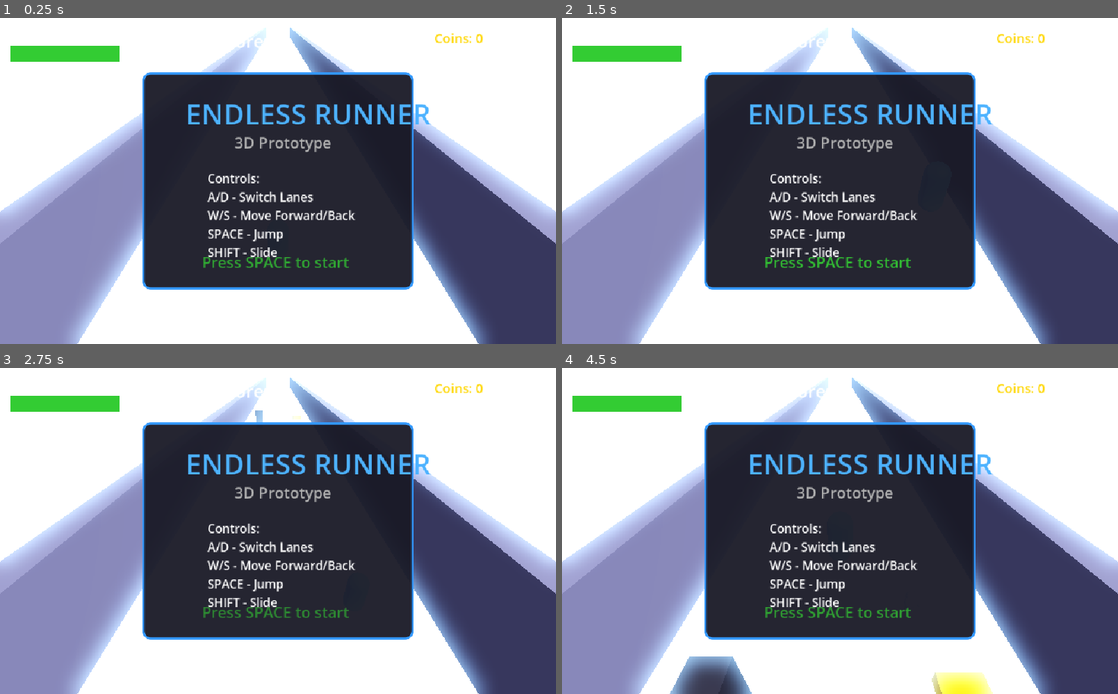
Above: before the commit, frames 1-4 (two rows, left to right).
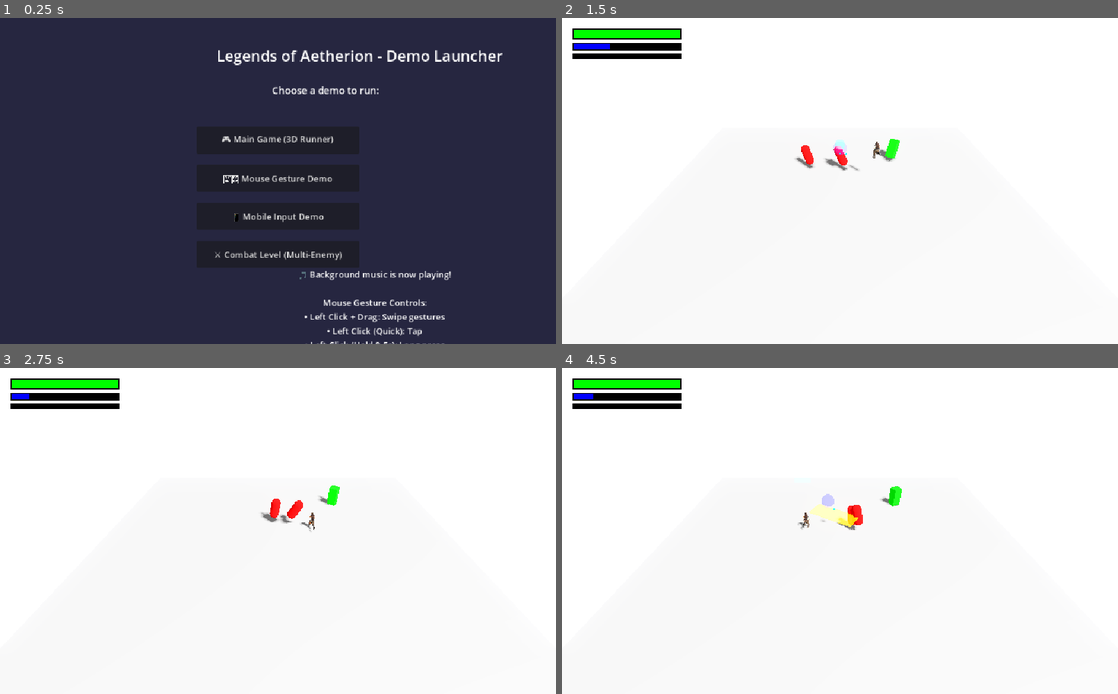
Above: after the commit, the same moments.

Repository: pnixon/godot-endless-runner-3d
Game: Godot game, scene res://scenes/DemoLauncher.tscn
Two runs of this game, one before a commit and one after it. Both use one fixed random seed, a clock stepped at 60 frames per second and the inputs below. Before the commit the project starts from res://scenes/EndlessRunner.tscn. Sound files missing from this copy of the repository are replaced by a short silence.
Inputs (mouse positions are in pixels of both pictures, inside the frame that each line leads up to):
- Up to frame 1 (0.25 s): no input
- Up to frame 2 (1.5 s): click (840, 252) at 0.5 s, where only the run after the commit has a clickable "⚔️ Combat Level (Multi-Enemy)"; tap Space (hop) at 1.25 s; move the mouse to (962, 164) at 1.27 s; hold D (dodge_right) from 1.28 s (still down); tap E (attack) at 1.35 s; click (962, 164) at 1.42 s
- Up to frame 3 (2.75 s): tap Space (hop) at 1.52, 2 s; release D (dodge_right) at 2 s; drag from (166, 547) to (250, 596) at 2.02 s
- Up to frame 4 (4.5 s): tap Space (hop) at 2.75, 3.5, 4.25 s; move the mouse to (895, 459) at 2.77 s; hold D (dodge_right) 2.78-3.5 s; hold 1 2.78-3.5 s; drag from (812, 596) to (673, 482) at 3.52 s; move the mouse to (1006, 579) at 4.27 s; hold A (dodge_left) from 4.28 s (still down); hold 3 from 4.28 s (still down)

The runs differ from the first frame. In frame 1, 73% of the frame differs, in the area x 0-100%, y 0-100%; in frame 2, 60%; in frame 3, 60%; in frame 4, 62%.
Error before the commit: Parse Error: Identifier "ConeMesh" not declared in the current scope. (res://scripts/Collectibles.gd:122)

Commit message:
Add combat level with multiple enemies and fix menu blocking issue
This commit adds a new combat level feature and fixes the instructions
overlay that was blocking gameplay in the main demo.

Changes:
- Fixed instructions label blocking gameplay in Main3D scene
  - Instructions now fade out after 5 seconds and disappear after 7 seconds
  - Players can now see the game clearly during play

- Created new CombatLevel scene with 3 waves of enemies
  - Wave 1: 3 basic enemies (2 melee, 1 ranged)
  - Wave 2: 4 mixed enemies (1 melee, 1 ranged, 2 agile)
  - Wave 3: 3 enemies (2 melee, 1 ranged)
  - Total of 10 enemies using basic geometric shapes

- Added CombatLevelManager to handle wave progression
  - Tracks enemy count and waves
  - Shows victory screen when all waves complete
  - Sequential wave activation

- Updated DemoLauncher with combat level button
  - New "Combat Level (Multi-Enemy)" option in menu
  - Set DemoLauncher as the main scene for easy demo access

Technical details:
- Enemies use existing enemy AI classes (BasicMeleeEnemy, RangedArcherEnemy, AgileRogueEnemy)
- All enemies rendered with geometric primitives (capsules, boxes, cylinders)
- Wave-based combat system with proper enemy management
- UI shows wave progress and enemy counts

Diff:
--- a/project.godot
+++ b/project.godot
@@ -16,7 +16,7 @@
 
 config/name="Endless Runner 3D"
 config/description="A fast-paced 3D endless runner prototype"
-run/main_scene="res://scenes/EndlessRunner.tscn"
+run/main_scene="res://scenes/DemoLauncher.tscn"
 config/features=PackedStringArray("4.4", "Mobile")
 config/icon="res://assets/icon.svg"
 
--- /dev/null
+++ b/scenes/CombatLevel.tscn
@@ -0,0 +1,150 @@
+[gd_scene load_steps=9 format=3 uid="uid://combat_level_001"]
+
+[ext_resource type="Script" path="res://scripts/CombatLevelManager.gd" id="1"]
+[ext_resource type="PackedScene" uid="uid://bvxc8y7qm8k2h" path="res://scenes/Player3D.tscn" id="2"]
+[ext_resource type="Script" path="res://scripts/enemies/BasicMeleeEnemy.gd" id="3"]
+[ext_resource type="Script" path="res://scripts/enemies/RangedArcherEnemy.gd" id="4"]
+[ext_resource type="Script" path="res://scripts/enemies/AgileRogueEnemy.gd" id="5"]
+
+[sub_resource type="BoxMesh" id="BoxMesh_ground"]
+
+[sub_resource type="BoxShape3D" id="BoxShape3D_ground"]
+
+[sub_resource type="Environment" id="Environment_1"]
+background_mode = 1
+background_color = Color(0.3, 0.3, 0.4, 1)
+ambient_light_source = 2
+ambient_light_color = Color(1, 1, 1, 1)
+ambient_light_energy = 0.4
+tonemap_mode = 2
+glow_enabled = true
+glow_intensity = 0.2
+
+[node name="CombatLevel" type="Node3D"]
+script = ExtResource("1")
+
+[node name="Environment" type="Node3D" parent="."]
+
+[node name="DirectionalLight3D" type="DirectionalLight3D" parent="Environment"]
+transform = Transform3D(0.707107, -0.5, 0.5, 0, 0.707107, 0.707107, -0.707107, -0.5, 0.5, 0, 12, 0)
+light_energy = 1.5
+shadow_enabled = true
+
+[node name="Ground" type="StaticBody3D" parent="Environment"]
+
+[node name="GroundMesh" type="MeshInstance3D" parent="Environment/Ground"]
+transform = Transform3D(30, 0, 0, 0, 0.5, 0, 0, 0, 30, 0, -0.5, 0)
+mesh = SubResource("BoxMesh_ground")
+
+[node name="GroundCollision" type="CollisionShape3D" parent="Environment/Ground"]
+transform = Transform3D(30, 0, 0, 0, 0.5, 0, 0, 0, 30, 0, -0.5, 0)
+shape = SubResource("BoxShape3D_ground")
+
+[node name="WorldEnvironment" type="WorldEnvironment" parent="."]
+environment = SubResource("Environment_1")
+
+[node name="Camera3D" type="Camera3D" parent="."]
+transform = Transform3D(1, 0, 0, 0, 0.766044, 0.642788, 0, -0.642788, 0.766044, 0, 12, 10)
+fov = 75.0
+
+[node name="Player" parent="." groups=["player", "rpg_player"] instance=ExtResource("2")]
+transform = Transform3D(1, 0, 0, 0, 1, 0, 0, 0, 1, 0, 1, 0)
+
+[node name="EnemyWave1" type="Node3D" parent="."]
+
+[node name="Enemy1" type="CharacterBody3D" parent="EnemyWave1" groups=["enemies"]]
+transform = Transform3D(1, 0, 0, 0, 1, 0, 0, 0, 1, -5, 1, -8)
+script = ExtResource("3")
+
+[node name="Enemy2" type="CharacterBody3D" parent="EnemyWave1" groups=["enemies"]]
+transform = Transform3D(1, 0, 0, 0, 1, 0, 0, 0, 1, 0, 1, -8)
+script = ExtResource("3")
+
+[node name="Enemy3" type="CharacterBody3D" parent="EnemyWave1" groups=["enemies"]]
+transform = Transform3D(1, 0, 0, 0, 1, 0, 0, 0, 1, 5, 1, -8)
+script = ExtResource("4")
+
+[node name="EnemyWave2" type="Node3D" parent="."]
+
+[node name="Enemy4" type="CharacterBody3D" parent="EnemyWave2" groups=["enemies"]]
+transform = Transform3D(1, 0, 0, 0, 1, 0, 0, 0, 1, -7, 1, -15)
+script = ExtResource("5")
+
+[node name="Enemy5" type="CharacterBody3D" parent="EnemyWave2" groups=["enemies"]]
+transform = Transform3D(1, 0, 0, 0, 1, 0, 0, 0, 1, -2, 1, -15)
+script = ExtResource("3")
+
+[node name="Enemy6" type="CharacterBody3D" parent="EnemyWave2" groups=["enemies"]]
+transform = Transform3D(1, 0, 0, 0, 1, 0, 0, 0, 1, 2, 1, -15)
+script = ExtResource("4")
+
+[node name="Enemy7" type="CharacterBody3D" parent="EnemyWave2" groups=["enemies"]]
+transform = Transform3D(1, 0, 0, 0, 1, 0, 0, 0, 1, 7, 1, -15)
+script = ExtResource("5")
+
+[node name="EnemyWave3" type="Node3D" parent="."]
+
+[node name="Enemy8" type="CharacterBody3D" parent="EnemyWave3" groups=["enemies"]]
+transform = Transform3D(1, 0, 0, 0, 1, 0, 0, 0, 1, -6, 1, -22)
+script = ExtResource("3")
+
+[node name="Enemy9" type="CharacterBody3D" parent="EnemyWave3" groups=["enemies"]]
+transform = Transform3D(1, 0, 0, 0, 1, 0, 0, 0, 1, 0, 1, -22)
+script = ExtResource("4")
+
+[node name="Enemy10" type="CharacterBody3D" parent="EnemyWave3" groups=["enemies"]]
+transform = Transform3D(1, 0, 0, 0, 1, 0, 0, 0, 1, 6, 1, -22)
+script = ExtResource("3")
+
+[node name="UI" type="CanvasLayer" parent="."]
+
+[node name="WaveLabel" type="Label" parent="UI"]
+anchors_preset = 5
+anchor_left = 0.5
+anchor_right = 0.5
+offset_left = -150.0
+offset_top = 20.0
+offset_right = 150.0
+offset_bottom = 60.0
+text = "Combat Level - Wave 1"
+horizontal_alignment = 1
+
+[node name="EnemyCountLabel" type="Label" parent="UI"]
+anchors_preset = 1
+anchor_left = 1.0
+anchor_right = 1.0
+offset_left = -200.0
+offset_top = 20.0
+offset_right = -20.0
+offset_bottom = 50.0
+text = "Enemies: 10"
+horizontal_alignment = 2
+
+[node name="VictoryPanel" type="Panel" parent="UI"]
+visible = false
+anchors_preset = 8
+anchor_left = 0.5
+anchor_top = 0.5
+anchor_right = 0.5
+anchor_bottom = 0.5
+offset_left = -200.0
+offset_top = -100.0
+offset_right = 200.0
+offset_bottom = 100.0
+
+[node name="VictoryLabel" type="Label" parent="UI/VictoryPanel"]
+anchors_preset = 8
+anchor_left = 0.5
+anchor_top = 0.5
+anchor_right = 0.5
+anchor_bottom = 0.5
+offset_left = -100.0
+offset_top = -30.0
+offset_right = 100.0
+offset_bottom = 30.0
+text = "VICTORY!
+All enemies defeated!
+
+Press SPACE to continue"
+horizontal_alignment = 1
+vertical_alignment = 1
--- /dev/null
+++ b/scripts/CombatLevelManager.gd
@@ -0,0 +1,154 @@
+extends Node3D
+class_name CombatLevelManager
+
+## Combat Level Manager
+## Manages waves of enemies in a combat arena
+
+# UI references
+@onready var wave_label: Label = $UI/WaveLabel
+@onready var enemy_count_label: Label = $UI/EnemyCountLabel
+@onready var victory_panel: Panel = $UI/VictoryPanel
+@onready var player: CharacterBody3D = $Player
+
+# Wave management
+var current_wave = 1
+var total_waves = 3
+var enemies_remaining = 0
+var enemies_defeated = 0
+var all_waves_cleared = false
+
+# Enemy wave groups
+var wave_groups: Array[Node3D] = []
+
+func _ready():
+	print("=== Combat Level Starting ===")
+
+	# Collect wave groups
+	wave_groups = [
+		$EnemyWave1,
+		$EnemyWave2,
+		$EnemyWave3
+	]
+
+	# Hide all waves except the first
+	for i in range(wave_groups.size()):
+		if i > 0:
+			hide_wave(wave_groups[i])
+
+	# Connect enemy signals
+	setup_enemy_connections()
+
+	# Count initial enemies
+	count_enemies()
+
+	# Update UI
+	update_ui()
+
+	print("Combat level ready. Wave 1 starting with ", enemies_remaining, " enemies")
+
+func setup_enemy_connections():
+	"""Connect to all enemy death signals"""
+	var all_enemies = get_tree().get_nodes_in_group("enemies")
+	for enemy in all_enemies:
+		if enemy.has_signal("enemy_died"):
+			enemy.enemy_died.connect(_on_enemy_died)
+
+func hide_wave(wave: Node3D):
+	"""Hide all enemies in a wave"""
+	for enemy in wave.get_children():
+		if enemy is CharacterBody3D:
+			enemy.visible = false
+			enemy.process_mode = Node.PROCESS_MODE_DISABLED
+
+func show_wave(wave: Node3D):
+	"""Show all enemies in a wave"""
+	for enemy in wave.get_children():
+		if enemy is CharacterBody3D:
+			enemy.visible = true
+			enemy.process_mode = Node.PROCESS_MODE_INHERIT
+
+func count_enemies():
+	"""Count remaining active enemies"""
+	enemies_remaining = 0
+	var current_wave_group = wave_groups[current_wave - 1]
+
+	for enemy in current_wave_group.get_children():
+		if enemy is CharacterBody3D and enemy.visible:
+			enemies_remaining += 1
+
+func _on_enemy_died(enemy: EnemyAI):
+	"""Handle enemy death"""
+	enemies_defeated += 1
+	enemies_remaining -= 1
+
+	print("Enemy defeated! Remaining: ", enemies_remaining)
+
+	update_ui()
+
+	# Check if wave is cleared
+	if enemies_remaining <= 0:
+		wave_cleared()
+
+func wave_cleared():
+	"""Handle wave completion"""
+	print("Wave ", current_wave, " cleared!")
+
+	# Check if there are more waves
+	if current_wave < total_waves:
+		# Start next wave
+		await get_tree().create_timer(2.0).timeout
+		start_next_wave()
+	else:
+		# All waves complete!
+		level_complete()
+
+func start_next_wave():
+	"""Start the next wave of enemies"""
+	current_wave += 1
+	print("Starting wave ", current_wave)
+
+	# Show the next wave
+	if current_wave <= wave_groups.size():
+		show_wave(wave_groups[current_wave - 1])
+
+	# Count new enemies
+	count_enemies()
+
+	# Update UI
+	update_ui()
+
+	# Flash wave label
+	if wave_label:
+		var tween = create_tween()
+		tween.set_loops(3)
+		tween.tween_property(wave_label, "modulate:a", 0.3, 0.3)
+		tween.tween_property(wave_label, "modulate:a", 1.0, 0.3)
+
+func level_complete():
+	"""Handle level completion"""
+	print("=== LEVEL COMPLETE! ===")
+	all_waves_cleared = true
+
+	# Show victory screen
+	if victory_panel:
+		victory_panel.visible = true
+
+		# Pulse the victory panel
+		var tween = create_tween()
+		tween.set_loops()
+		tween.tween_property(victory_panel, "modulate:a", 0.7, 0.8)
+		tween.tween_property(victory_panel, "modulate:a", 1.0, 0.8)
+
+func update_ui():
+	"""Update UI labels"""
+	if wave_label:
+		wave_label.text = "Combat Level - Wave " + str(current_wave) + "/" + str(total_waves)
+
+	if enemy_count_label:
+		enemy_count_label.text = "Enemies: " + str(enemies_remaining) + " | Defeated: " + str(enemies_defeated)
+
+func _process(_delta):
+	# Check for restart/continue
+	if all_waves_cleared and Input.is_action_just_pressed("jump"):
+		# Return to main menu or next level
+		get_tree().change_scene_to_file("res://scenes/DemoLauncher.tscn")
--- a/scripts/DemoLauncher.gd
+++ b/scripts/DemoLauncher.gd
@@ -90,6 +90,13 @@
 	mobile_button.pressed.connect(_on_mobile_demo_button_pressed)
 	button_container.add_child(mobile_button)
 
+	# Combat level button
+	var combat_button = Button.new()
+	combat_button.text = "⚔️ Combat Level (Multi-Enemy)"
+	combat_button.custom_minimum_size = Vector2(300, 50)
+	combat_button.pressed.connect(_on_combat_level_button_pressed)
+	button_container.add_child(combat_button)
+
 	# Instructions
 	var instructions = Label.new()
 	instructions.text = """🎵 Background music is now playing!
@@ -120,6 +127,10 @@
 	print("Loading mobile input demo...")
 	get_tree().change_scene_to_file("res://scenes/MobileInputDemo.tscn")
 
+func _on_combat_level_button_pressed():
+	print("Loading combat level...")
+	get_tree().change_scene_to_file("res://scenes/CombatLevel.tscn")
+
 func _input(event):
 	# Music controls
 	if event.is_action_pressed("ui_accept") and Input.is_key_pressed(KEY_M):
--- a/scripts/GameManager3D.gd
+++ b/scripts/GameManager3D.gd
@@ -107,7 +107,21 @@
 		add_child(mobile_combat_test)
 		print("✅ Mobile combat test system added (F9-F12 for tests)")
 
+	# Hide instructions after 5 seconds
+	fade_out_instructions()
+
 	update_ui()
+
+func fade_out_instructions():
+	"""Fade out the instructions label after a delay"""
+	await get_tree().create_timer(5.0).timeout
+
+	if instructions_label:
+		var tween = create_tween()
+		tween.tween_property(instructions_label, "modulate:a", 0.0, 2.0)
+		await tween.finished
+		instructions_label.visible = false
+		print("Instructions faded out")
 
 func setup_background_music():
 	print("🎵 Setting up background music...")
